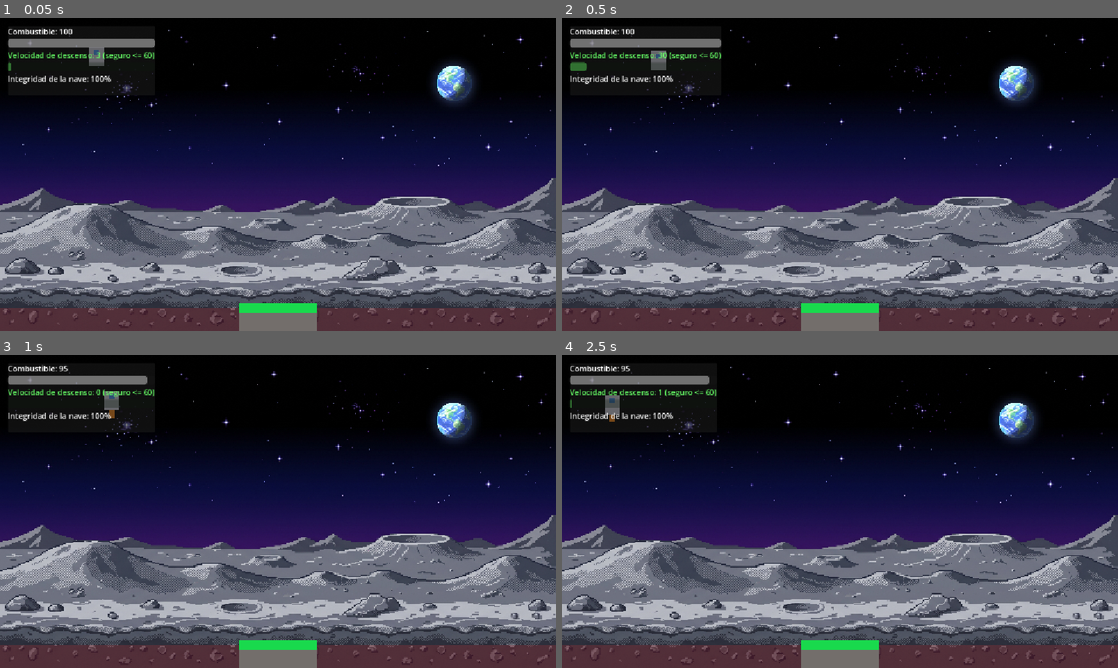
Above: before the commit, frames 1-4 (two rows, left to right).
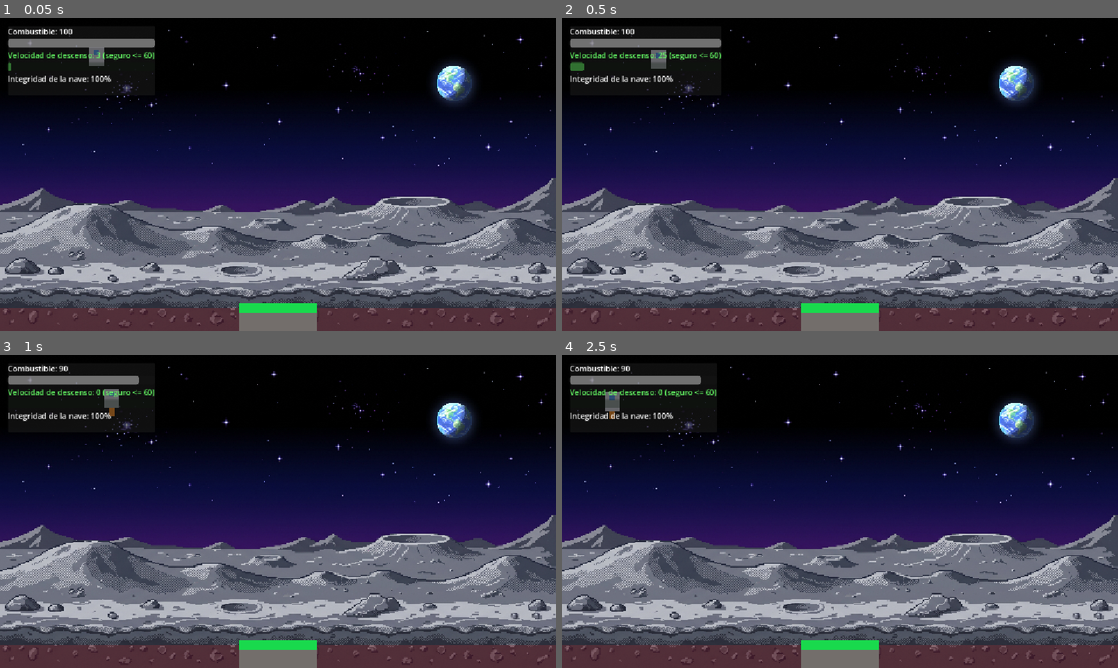
Above: after the commit, the same moments.

Repository: Guan-02/nasa
Game: Godot game, scene res://scenes/Aterrizaje/Aterrizaje_2.0.tscn
The game is run twice, just before and just after one commit, with the same random seed, the same clock (stepped at 60 frames per second) and the same inputs. This scene is started directly instead of the project's main scene.
Inputs (mouse positions are in pixels of both pictures, inside the frame that each line leads up to):
- Up to frame 1 (0.05 s): no input
- Up to frame 2 (0.5 s): no input
- Up to frame 3 (1 s): tap Enter (ui_accept) at 0.5, 0.77 s; move the mouse to (400, 495) at 0.52 s; hold Right (ui_right) from 0.53 s (still down); hold Space from 0.53 s (still down); click (400, 495) at 0.67 s
- Up to frame 4 (2.5 s): move the mouse to (728, 527) at 1.27 s; release Right (ui_right) at 1.28 s; release Space at 1.28 s; hold Left (ui_left) 1.28-2.03 s; tap R at 1.35 s; tap Enter (ui_accept) at 1.52 s; move the mouse to (895, 442) at 2.02 s; hold Right (ui_right) from 2.03 s (still down); hold Space from 2.03 s (still down)

Frame 1 is identical in both runs. In frame 2, less than 0.1% of the frame differs, in the area x 3-19%, y 10-17%; in frame 3, 0.1%; in frame 4, 0.2%, in the area x 1-27%, y 3-22%.

Commit message:
actualizacion de movimiento

Diff:
--- a/scenes/Aterrizaje/Aterrizaje_2.0.gd
+++ b/scenes/Aterrizaje/Aterrizaje_2.0.gd
@@ -5,11 +5,11 @@
 signal mision_completada  # Útil para avanzar a la siguiente escena del juego.
 
 # ---------------- AJUSTES DE JUGABILIDAD ----------------
-const GRAVEDAD_LUNAR := 60.0          # px/s² hacia abajo (suave)
+const GRAVEDAD_LUNAR := 50.0          # px/s² hacia abajo (suave)
 const EMPUJE_PROPULSOR := 150.0       # px/s² hacia arriba (debe ser > gravedad)
 const VELOCIDAD_LATERAL := 140.0      # px/s máximos en X
 const ACELERACION_LATERAL := 300.0    # qué tan rápido responde en X
-const CONSUMO_COMBUSTIBLE := 12.0     # unidades de combustible por segundo
+const CONSUMO_COMBUSTIBLE := 24.0     # unidades de combustible por segundo
 const VELOCIDAD_MAX_SEGURA := 60.0    # px/s: más que esto = impacto brusco
 const DANO_IMPACTO := 25.0            # se resta a la integridad en cada choque
 const VEL_MAX_BARRA := 300.0          # tope visual de la barra de velocidad
